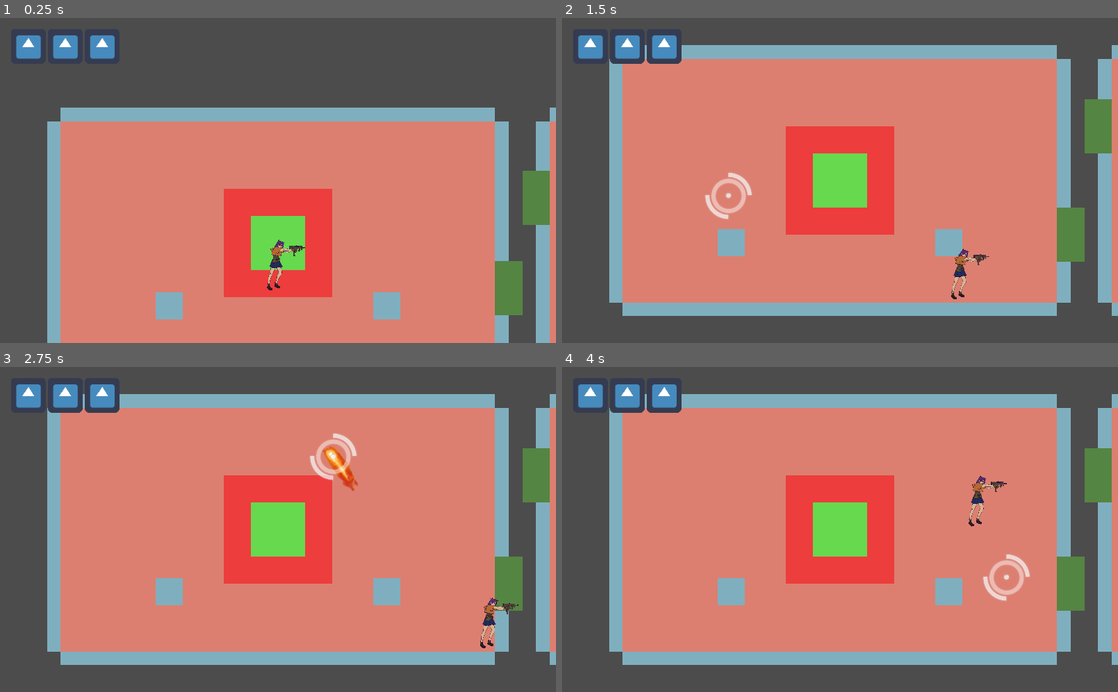
Above: before the commit, frames 1-4 (two rows, left to right).
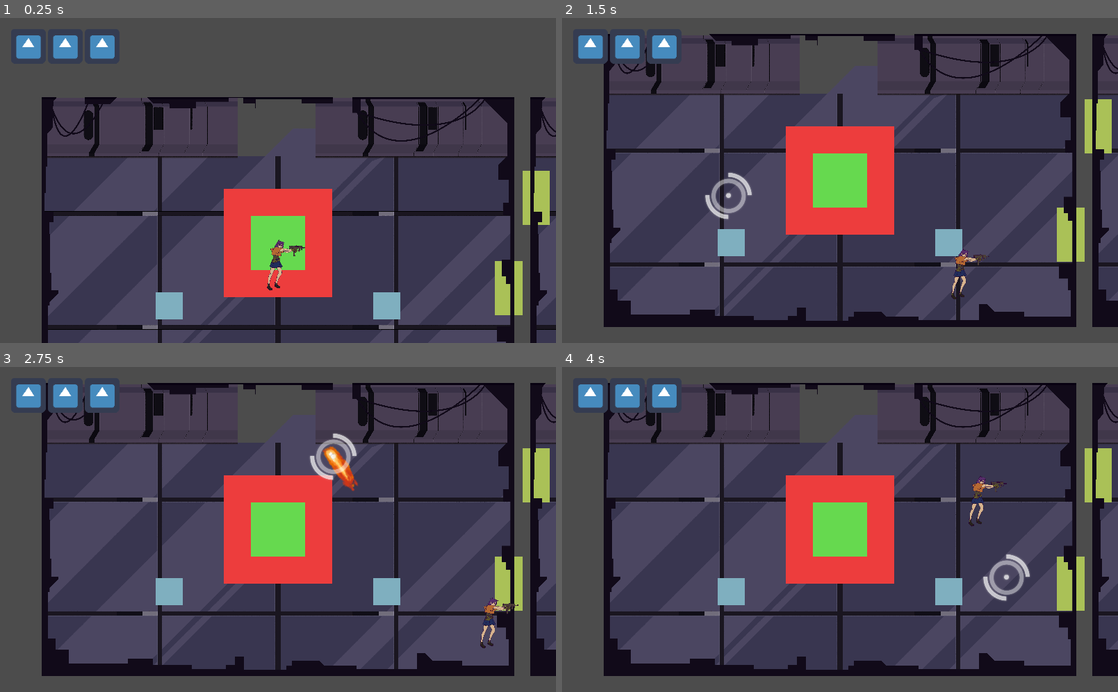
Above: after the commit, the same moments.

Repository: htw6174/purge-cycle
Game: Godot game, scene res://main.tscn
Same seed, same stepped clock (60 frames per second), same inputs: the game is played once before the commit and once after it. The engine's default icon, where the game draws it, is replaced by a stand-in: a white triangle on a blue panel in a dark square.
Inputs (mouse positions are in pixels of both pictures, inside the frame that each line leads up to):
- Up to frame 1 (0.25 s): no input
- Up to frame 2 (1.5 s): move the mouse to (962, 164) at 0.52 s; hold Right (move_right) 0.53-1.28 s; tap Space (fire_primary) at 0.6, 1.35 s; move the mouse to (728, 196) at 1.27 s; hold Down (move_down) from 1.28 s (still down)
- Up to frame 3 (2.75 s): tap Enter at 2 s; move the mouse to (333, 458) at 2.02 s; release Down (move_down) at 2.03 s; hold Right (move_right) from 2.03 s (still down); tap Space (fire_primary) at 2.1 s
- Up to frame 4 (4 s): move the mouse to (812, 594) at 2.77 s; release Right (move_right) at 2.78 s; hold Up (move_up) 2.78-3.53 s; tap Space (fire_primary) at 2.85, 3.6 s; move the mouse to (1006, 578) at 3.52 s; hold Left (move_left) from 3.53 s (still down)

The runs differ from the first frame. In frame 1, 60% of the frame differs, in the area x 7-100%, y 24-100%; in frame 2, 71%, in the area x 7-100%, y 4-96%; in frame 3, 71%; in frame 4, 71%.

Commit message:
add artwork to rooms

Diff:
--- a/room/combat_room.tscn
+++ b/room/combat_room.tscn
@@ -1,8 +1,13 @@
-[gd_scene load_steps=6 format=2]
+[gd_scene load_steps=11 format=2]
 
 [ext_resource path="res://room/room_controller.gd" type="Script" id=1]
 [ext_resource path="res://room/door.tscn" type="PackedScene" id=2]
+[ext_resource path="res://temp_art/border.png" type="Texture" id=3]
 [ext_resource path="res://enemy/spawner.tscn" type="PackedScene" id=4]
+[ext_resource path="res://temp_art/floor.png" type="Texture" id=5]
+[ext_resource path="res://temp_art/floor textures overlay.png" type="Texture" id=6]
+[ext_resource path="res://temp_art/wall textures.png" type="Texture" id=7]
+[ext_resource path="res://temp_art/shiny.png" type="Texture" id=8]
 
 [sub_resource type="RectangleShape2D" id=3]
 extents = Vector2( 35, 2.5 )
@@ -15,20 +20,77 @@
 door_paths = [ NodePath("Walls/Top/Door"), NodePath("Walls/Bottom/Door"), NodePath("Walls/Right/Door"), NodePath("Walls/Left/Door") ]
 spawner_paths = [ NodePath("Spawners/TopLeft") ]
 
-[node name="Floor" type="Polygon2D" parent="."]
-modulate = Color( 0.866667, 0.501961, 0.443137, 1 )
-polygon = PoolVector2Array( -80, -45, 80, -45, 80, 45, -80, 45 )
+[node name="Floor" type="Node2D" parent="."]
+position = Vector2( 0, 11 )
+
+[node name="TopLeft" type="Node2D" parent="Floor"]
+position = Vector2( -43.5, -22 )
+
+[node name="Floor" type="Sprite" parent="Floor/TopLeft"]
+position = Vector2( -2.86102e-06, -1.19209e-07 )
+scale = Vector2( 0.025, 0.025 )
+z_index = -2
+texture = ExtResource( 5 )
+
+[node name="Grill" type="Sprite" parent="Floor/TopLeft"]
+scale = Vector2( 0.025, 0.025 )
+texture = ExtResource( 6 )
+
+[node name="TopRight" type="Node2D" parent="Floor"]
+position = Vector2( 43.5, -22 )
+
+[node name="Floor" type="Sprite" parent="Floor/TopRight"]
+position = Vector2( -2.86102e-06, -1.19209e-07 )
+scale = Vector2( 0.025, 0.025 )
+z_index = -2
+texture = ExtResource( 5 )
+
+[node name="Grill" type="Sprite" parent="Floor/TopRight"]
+scale = Vector2( 0.025, 0.025 )
+texture = ExtResource( 6 )
+
+[node name="BottomLeft" type="Node2D" parent="Floor"]
+position = Vector2( -43.5, 20 )
+
+[node name="Floor" type="Sprite" parent="Floor/BottomLeft"]
+position = Vector2( -2.86102e-06, -1.19209e-07 )
+scale = Vector2( 0.025, 0.025 )
+z_index = -2
+texture = ExtResource( 5 )
+
+[node name="Grill" type="Sprite" parent="Floor/BottomLeft"]
+scale = Vector2( 0.025, 0.025 )
+texture = ExtResource( 6 )
+
+[node name="BottomRight" type="Node2D" parent="Floor"]
+position = Vector2( 43.5, 20 )
+
+[node name="Floor" type="Sprite" parent="Floor/BottomRight"]
+position = Vector2( -2.86102e-06, -1.19209e-07 )
+scale = Vector2( 0.025, 0.025 )
+z_index = -2
+texture = ExtResource( 5 )
+
+[node name="Grill" type="Sprite" parent="Floor/BottomRight"]
+scale = Vector2( 0.025, 0.025 )
+texture = ExtResource( 6 )
+
+[node name="Sprite" type="Sprite" parent="Floor"]
+position = Vector2( 0, -11 )
+scale = Vector2( 0.025, 0.025 )
+z_index = -1
+texture = ExtResource( 8 )
 
 [node name="Walls" type="Node2D" parent="."]
-modulate = Color( 0.501961, 0.690196, 0.752941, 1 )
 
-[node name="Top" type="Polygon2D" parent="Walls"]
+[node name="Top" type="Node2D" parent="Walls"]
 position = Vector2( 0, -45 )
-polygon = PoolVector2Array( -80, -5, 80, -5, 80, 0, -80, 0 )
 
 [node name="Door" parent="Walls/Top" instance=ExtResource( 2 )]
+visible = false
 
 [node name="StaticBody2D" type="StaticBody2D" parent="Walls/Top"]
+visible = false
 collision_layer = 257
 collision_mask = 0
 
@@ -40,14 +102,25 @@
 position = Vector2( -45, -2.5 )
 shape = SubResource( 3 )
 
-[node name="Bottom" type="Polygon2D" parent="Walls"]
+[node name="LeftWall" type="Sprite" parent="Walls/Top"]
+position = Vector2( -51, 3 )
+scale = Vector2( 0.025, 0.025 )
+texture = ExtResource( 7 )
+
+[node name="RightWall" type="Sprite" parent="Walls/Top"]
+position = Vector2( 50, 3 )
+scale = Vector2( 0.025, 0.025 )
+texture = ExtResource( 7 )
+
+[node name="Bottom" type="Node2D" parent="Walls"]
 position = Vector2( 0, 45 )
-polygon = PoolVector2Array( -80, 0, 80, 0, 80, 5, -80, 5 )
 
 [node name="Door" parent="Walls/Bottom" instance=ExtResource( 2 )]
+visible = false
 rotation = -3.14159
 
 [node name="StaticBody2D" type="StaticBody2D" parent="Walls/Bottom"]
+visible = false
 collision_layer = 257
 collision_mask = 0
 
@@ -59,14 +132,15 @@
 position = Vector2( -45, 2.5 )
 shape = SubResource( 3 )
 
-[node name="Right" type="Polygon2D" parent="Walls"]
+[node name="Right" type="Node2D" parent="Walls"]
 position = Vector2( 80, 0 )
-polygon = PoolVector2Array( 0, -45, 5, -45, 5, 45, 0, 45 )
 
 [node name="Door" parent="Walls/Right" instance=ExtResource( 2 )]
+visible = false
 rotation = 1.5708
 
 [node name="StaticBody2D" type="StaticBody2D" parent="Walls/Right"]
+visible = false
 collision_layer = 257
 collision_mask = 0
 
@@ -78,14 +152,15 @@
 position = Vector2( 2.5, -27.5 )
 shape = SubResource( 4 )
 
-[node name="Left" type="Polygon2D" parent="Walls"]
+[node name="Left" type="Node2D" parent="Walls"]
 position = Vector2( -80, 0 )
-polygon = PoolVector2Array( -5, -45, 0, -45, 0, 45, -5, 45 )
 
 [node name="Door" parent="Walls/Left" instance=ExtResource( 2 )]
-rotation = 4.71239
+visible = false
+rotation = -1.5708
 
 [node name="StaticBody2D" type="StaticBody2D" parent="Walls/Left"]
+visible = false
 collision_layer = 257
 collision_mask = 0
 
@@ -115,3 +190,7 @@
 
 [node name="TopLeft" parent="Spawners" instance=ExtResource( 4 )]
 position = Vector2( 66, -32 )
+
+[node name="Foreground" type="Sprite" parent="."]
+scale = Vector2( 0.025, 0.025 )
+texture = ExtResource( 3 )
Not shown, added: audio/death_sound.mp3.import
Not shown, added: audio/game_loop3.mp3.import
Not shown, added: audio/hurt_sound.mp3.import
Not shown, added: audio/hurt_sound_2.mp3.import
Not shown, added: audio/monster_sound.mp3.import
Not shown, added: audio/single_gun.mp3.import
Not shown, added: audio/tri_gun.wav.import
Not shown, added: temp_art/border.png.import
Not shown, added: temp_art/floor textures overlay.png.import
Not shown, added: temp_art/floor.png.import
Not shown, added: temp_art/shiny.png.import
Not shown, added: temp_art/wall textures.png.import
